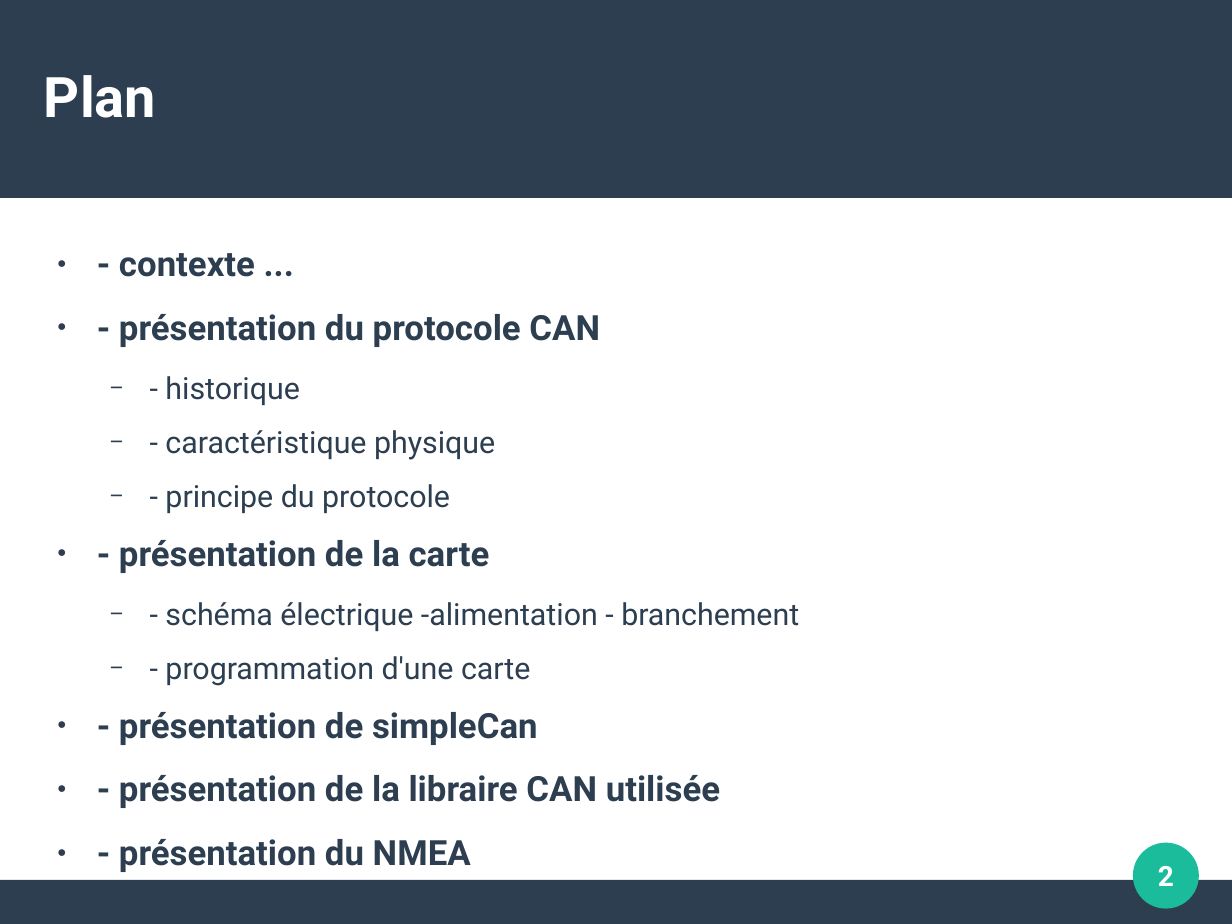
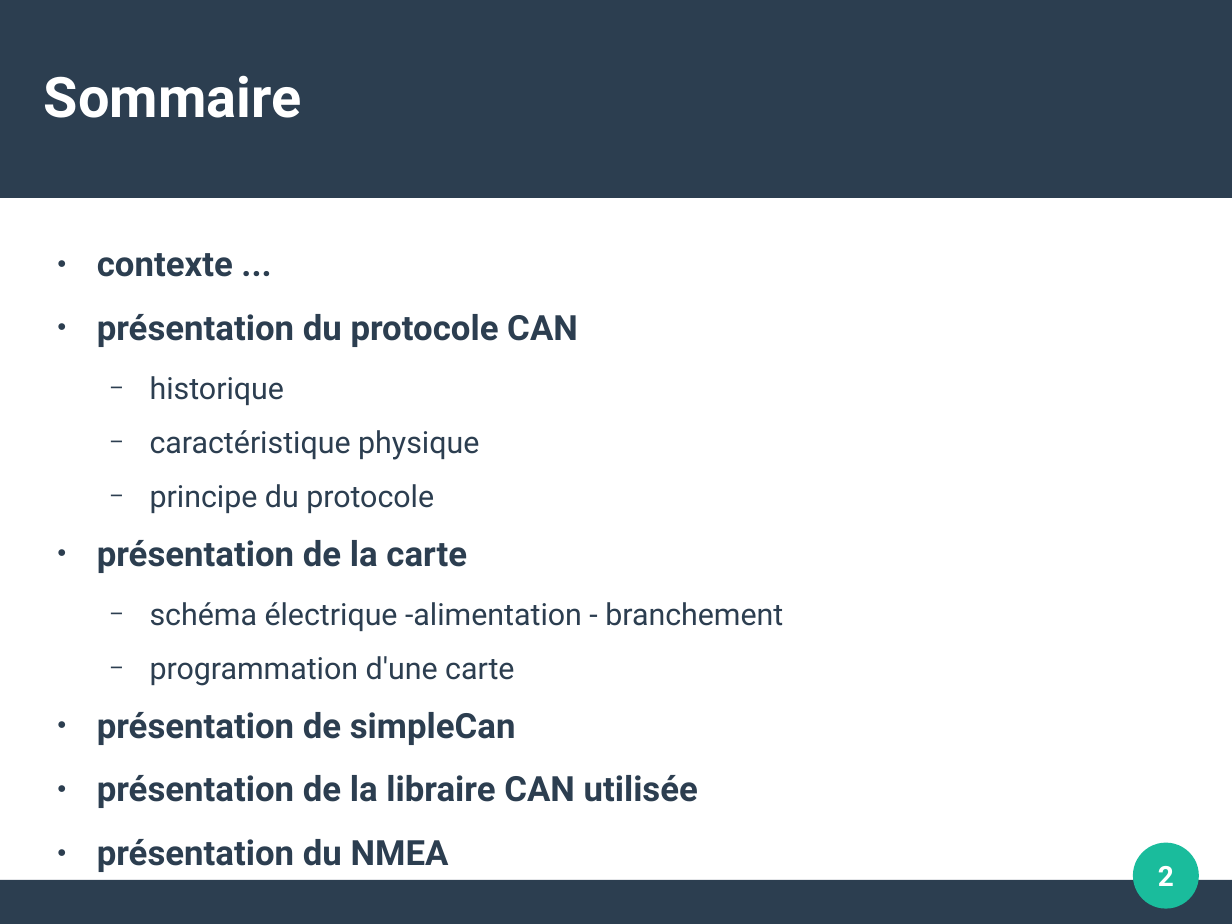
Before and after one commit to surpriserom/Protocole_SimpleCan_Arduino, a slide deck: slide 2 of Document/Presentation_TER.odp. Drawn at 1232x924 pixels with LibreOffice and Linux fonts; fonts in the diff are those of the drawing. Boxes give left, top, right and bottom in pixels: in the first picture for what was removed or moved away, otherwise in the second. Text is boxed around its words. In the diff, an @@ line names an element or a change of style, - is before the commit and + after.

```diff
--- a/Document/Presentation_TER.odp
+++ b/Document/Presentation_TER.odp
@@ title at box(44, 75, 301, 118): text changed @@
-Plan
+Sommaire
@@ text at box(97, 253, 783, 872): text changed @@
-● - contexte ...
-● - présentation du protocole CAN
-  − - historique
-  − - caractéristique physique
-  − - principe du protocole
-● - présentation de la carte
-  − - schéma électrique -alimentation - branchement
-  − - programmation d'une carte
-● - présentation de simpleCan
-● - présentation de la libraire CAN utilisée
-● - présentation du NMEA
-● - problème rencontrer
+● contexte ...
+● présentation du protocole CAN
+  − historique
+  − caractéristique physique
+  − principe du protocole
+● présentation de la carte
+  − schéma électrique -alimentation - branchement
+  − programmation d'une carte
+● présentation de simpleCan
+● présentation de la libraire CAN utilisée
+● présentation du NMEA
+● problème rencontrer
```
Also in this commit, not shown: 2 slides added, 1 other file.
